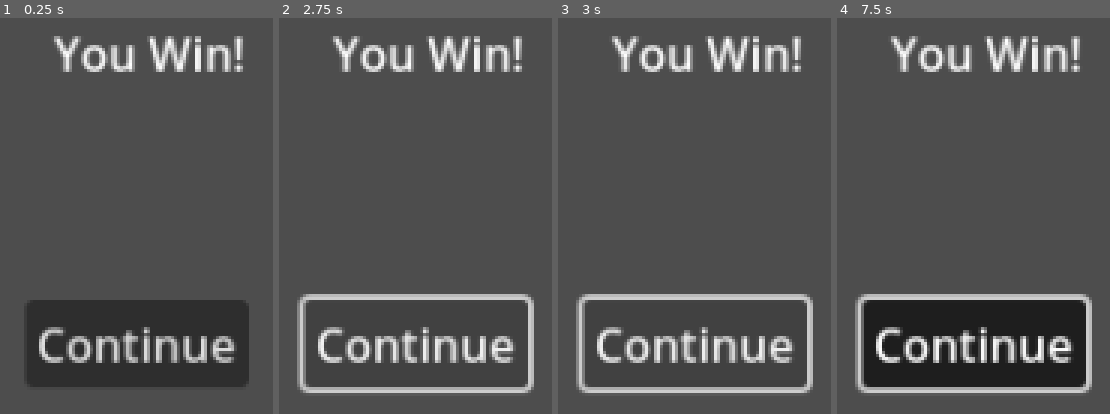
Above: before the commit, frames 1-4 (left to right).
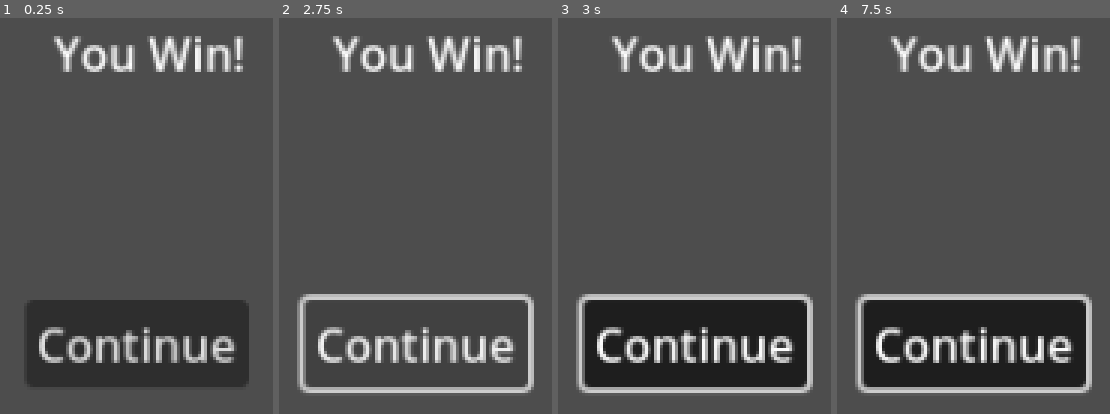
Above: after the commit, the same moments.

Repository: Topech/tick-souls
Game: Godot game, scene res://root_scenes/win.tscn
Two runs of this game, one before a commit and one after it. Both use one fixed random seed, a clock stepped at 60 frames per second and the inputs below. This scene is started directly instead of the project's main scene.
Inputs:
- Up to frame 1 (0.25 s): no input
- Up to frame 2 (2.75 s): click "Continue" at 0.5 s; click "Continue" at 1.25 s; click "Continue" at 2 s
- Up to frame 3 (3 s): tap Enter (ui_accept) at 2.75 s; hold Enter (ui_accept) from 2.78 s (still down)
- Up to frame 4 (7.5 s): release Enter (ui_accept) at 3.53 s; tap P at 3.6, 5.1, 6.6 s; tap Enter (ui_accept) at 3.77, 3.8, 4.07, 4.25, 5.27, 5.3, 5.57, 5.75, 6.77, 6.8, 7.07 s; hold Enter (ui_accept) 4.28-5.03 s; hold Enter (ui_accept) 5.78-6.53 s; hold Enter (ui_accept) from 7.28 s (still down)

Frames 1-2 are identical in both runs. In frame 3, 15% of the frame differs, in the area x 9-92%, y 71-94%; in frame 4, nothing differs.

Commit message:
respawn on boss stages

Diff:
--- a/global/global.gd
+++ b/global/global.gd
@@ -10,7 +10,12 @@
 	PLAYER_4
 }
 
-var all_possible_players = Array(players.values()).filter(func(x): return x != players.NO_PLAYER)
+var all_possible_players = (
+	Array(
+		players.values()
+	).filter(func(x): return x != players.NO_PLAYER)
+	as Array[players]
+)
 
 
 class PlayerDetails:
--- a/global/player_input_devices.gd
+++ b/global/player_input_devices.gd
@@ -1,7 +1,7 @@
 extends Node
 
 
-var _player_device_lookup = {}
+var _player_device_lookup: Dictionary[Global.players, PlayerDevice] = {}
 
 var keyb_assigned_to_player: bool = false
 
@@ -36,7 +36,7 @@
 		_player_device_lookup.set(player, player_device)
 
 
-func get_all_players() -> Array:
+func get_all_players() -> Array[Global.players]:
 	var all_players = _player_device_lookup.keys()
 	return all_players
 
--- a/player/player.gd
+++ b/player/player.gd
@@ -133,7 +133,6 @@
 	roll_effect.roll_direction = walk_event.direction
 	roll_effect.roll_speed = 1.5 * metrics.base_speed + 2 * metrics.blood
 	roll_effect.roll_cooldown_duration = 1.0 + 1.0 * (metrics.blood / 100)
-
 
 	var old_state: states = state
 
@@ -228,12 +227,14 @@
 func tweeze():
 	tweeze_event.trigger()
 
+
 func play_tweezed_audio():
 	squeeze_audio.randomise_sound()
 	squeeze_audio.play()
 	tweeze_scream_audio.randomise_sound()
 	tweeze_scream_audio.play()
 
+
 func update_tick_size():
 	var blood_ratio = metrics.blood / 100.0  # assuming blood is 0-100
 	var new_scale = TICK_SIZE_MIN_SCALE.lerp(TICK_SIZE_MAX_SCALE, blood_ratio)
--- a/root_scenes/boss_round/boss_round.gd
+++ b/root_scenes/boss_round/boss_round.gd
@@ -79,7 +79,7 @@
 		1: 10,
 		2: 9,
 		3: 8,
-		4: 7
+		4: 8
 	}.get(len($Boss.health_bar_stages_remaining))
 	$TweezerSpawnTimer.wait_time = new_wait_time
 
@@ -91,6 +91,9 @@
 func _on_boss_health_stage_depleted() -> void:
 	for player in player_container.get_all_players():
 		# this gives them speed again
+		if player.state == player.states.TWEEZED:
+			# don't need to force roll
+			continue
 		player.metrics.blood = 0
 		# super hacky way to force to roll, maybe breaks state machine???
 		var away_from_boss = player.global_position - $Boss.global_position
@@ -107,3 +110,15 @@
 	$BarrierSpawner.spawn_barriers(6)
 	boss_audio.randomise_sound()
 	boss_audio.play()
+	var dead_players = PlayerInputDevices.get_all_players().filter(
+		func(x): return (
+			(
+				player_container.get_player_by_id(x) != null
+				and player_container.get_player_by_id(x).state == Player.states.TWEEZED
+			)
+			or x not in player_container.get_all_players().map(
+				func(y): return y.player_id
+			)
+		)
+	)
+	$PlayerSpawner.spawn_players(dead_players)
--- a/root_scenes/round/player_spawner.gd
+++ b/root_scenes/round/player_spawner.gd
@@ -15,7 +15,11 @@
 
 
 func _ready() -> void:
-	for player_id in PlayerInputDevices.get_all_players():
+	spawn_players(PlayerInputDevices.get_all_players())
+
+
+func spawn_players(player_ids: Array):
+	for player_id in player_ids:
 		var player = preload("res://player/player.tscn").instantiate()
 		player.player_id = player_id
 		player.global_position = player_spawn_location[player_id].global_position
--- a/root_scenes/win.tscn
+++ b/root_scenes/win.tscn
@@ -1,7 +1,13 @@
-[gd_scene load_steps=3 format=3 uid="uid://bgq0maqde0fja"]
+[gd_scene load_steps=5 format=3 uid="uid://bgq0maqde0fja"]
 
 [ext_resource type="PackedScene" uid="uid://ixo1qhmijyhj" path="res://player/player_score_label.tscn" id="1_b5h13"]
 [ext_resource type="Script" uid="uid://3l74sdonfok8" path="res://root_scenes/win.gd" id="1_s6ni2"]
+
+[sub_resource type="InputEventAction" id="InputEventAction_s6ni2"]
+action = &"ui_accept"
+
+[sub_resource type="Shortcut" id="Shortcut_tfmg8"]
+events = [SubResource("InputEventAction_s6ni2")]
 
 [node name="Win" type="Control"]
 layout_mode = 3
@@ -33,6 +39,7 @@
 offset_bottom = -244.0
 grow_horizontal = 2
 grow_vertical = 0
+shortcut = SubResource("Shortcut_tfmg8")
 text = "Continue"
 
 [node name="LabelList" type="VBoxContainer" parent="."]
Not shown: 1 places in root_scenes/boss_round/boss_round.tscn that only renumber resources
